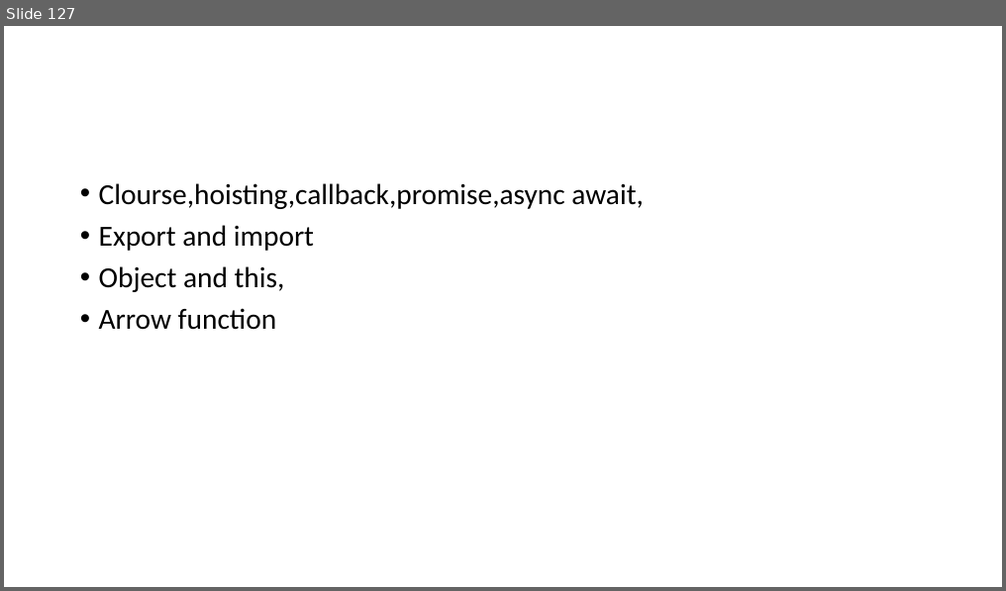
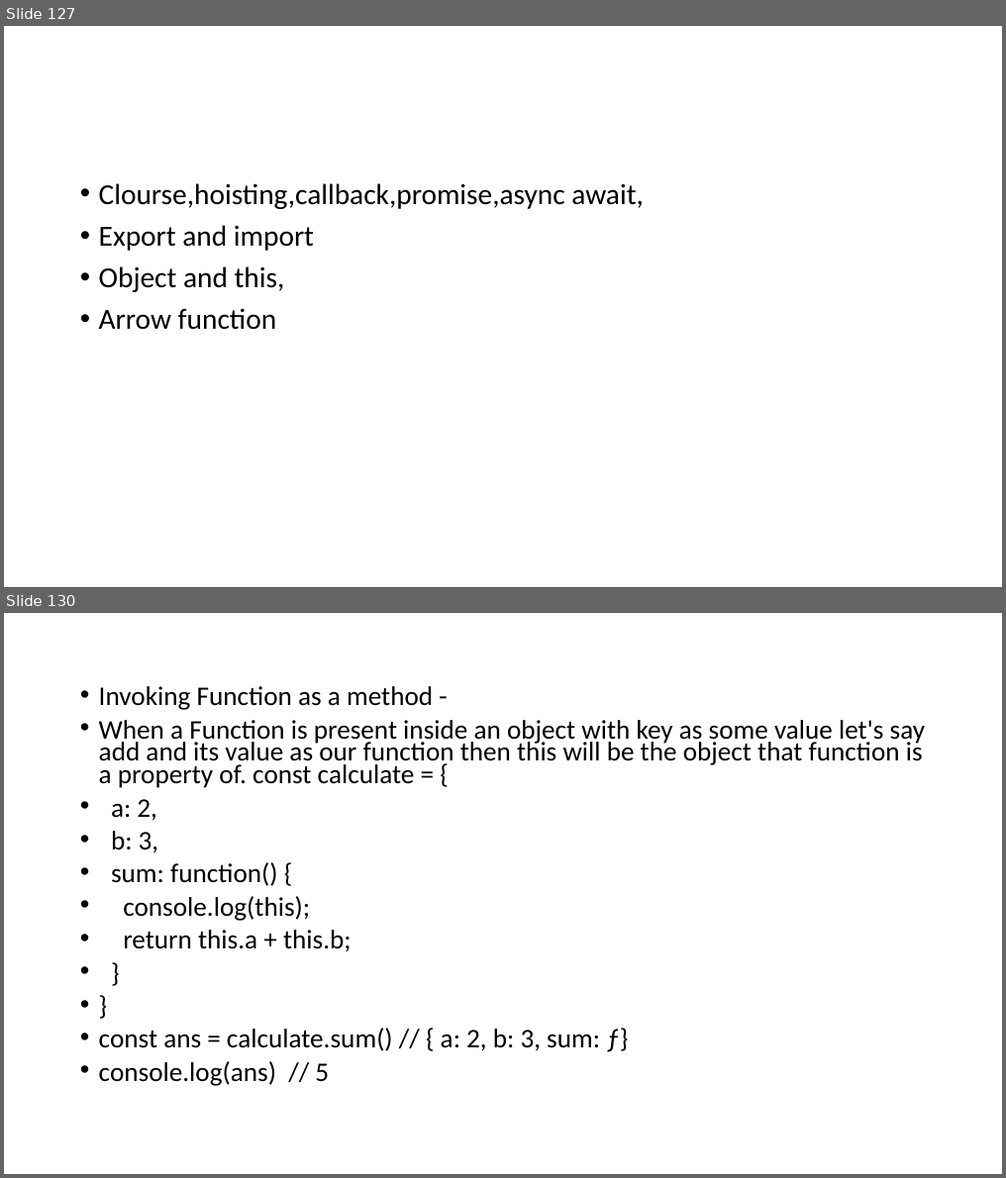
Before and after one commit to smishra1000/full_stack_react_node, a slide deck: frontend/notes.pptx. Shown one above the other, each under a label of ours: slide 127 before the commit, slides 127 and 130 after it; the slides between them are not shown. The pictures are 1006x591 and 1006x1178 pixels, drawn with LibreOffice and Linux fonts; fonts in the diff are those of the drawing. Boxes give left, top, right and bottom in pixels: in the first picture for what was removed or moved away, otherwise in the second. Text is boxed around its words. In the diff, an @@ line names an element or a change of style, - is before the commit and + after.

```diff
--- a/frontend/notes.pptx
+++ b/frontend/notes.pptx
@@ slide 130 added at (4, 613, 1002, 1174), background #FFFFFF @@
@@ text added at (99, 686, 925, 1086), 25.9 pt, text #000000 @@
+• Invoking Function as a method -
+• When a Function is present inside an object with key as some value let's say add and its value as our function then this will be the object that function is a property of. const calculate = {
+• a: 2,
+• b: 3,
+• sum: function() {
+• console.log(this);
+• return this.a + this.b;
+• }
+• }
+• const ans = calculate.sum() // { a: 2, b: 3, sum: ƒ}
+• console.log(ans) // 5
```
Also in this commit, not shown: 2 other slides added, 21 other files.
